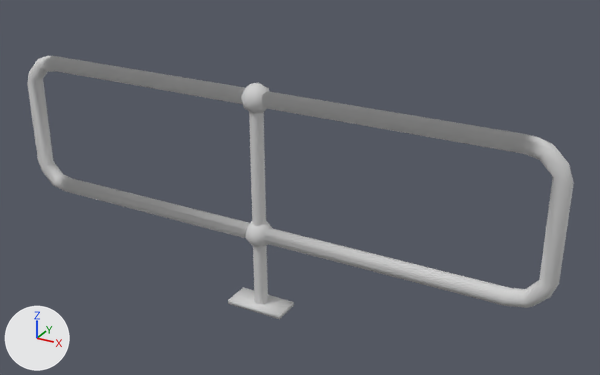
Two versions of the OBJ model models/rail1.obj, one commit apart.
The view is the same before and after, from a 50 mm camera at (75.4, -120.9, 87.8) aimed at (6.3, 4.6, 25.0). Lighting does not change. The marker at lower left points along +X, +Y and +Z. Where no turn or scale is listed for an object, it has been applied to the vertices.

The first picture shows 'cavelad1.000'.
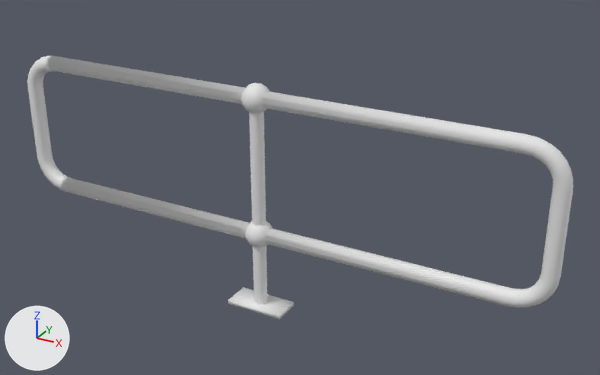
Pixel boxes [x1, y1, x2, y2] of what changed, in the pictures (600 x 375 px):
'cavelad1.000', recoloured, reshaped
    before: [27, 56, 574, 319]
    after: [27, 56, 573, 319]
part 1 of me_cavelad1_000, built on
    both: [241, 83, 272, 304]
part 2 of me_cavelad1_000, built on
    both: [27, 56, 73, 192]
part 3 of me_cavelad1_000, built on
    before: [504, 138, 574, 308]
    after: [504, 138, 573, 308]

The change in detail:
Material 'SHAWN2' (mat_shawn2) changes colour from light grey #d1d1d1 to white #e7e7e7; in linear values from (0.64, 0.64, 0.64) to (0.8, 0.8, 0.8).
me_cavelad1_000 is used by ob_cavelad1_000; location (0.0, 0.0, 0.0).
me_cavelad1_000 had 188 vertices, 378 faces and spanned x -55.9..55.9, y -2.8..2.8, z 0.0..45.6.
me_cavelad1_000 now has 396 vertices, 788 faces and spans x -56.0..56.0, y -2.8..2.8, z 0.0..45.6.
me_cavelad1_000 part 1: 17 vertices moved from x -1.6..2.7, y -2.7..2.7, z 13.2..45.4 to x -2.0..2.8, y -1.8..2.6, z 13.3..44.7; 37 vertices removed from x -2.8..2.8, y -2.4..2.4, z 0.3..45.6; 101 vertices added at x -2.8..2.8, y -2.8..2.8, z 0.3..45.6.
me_cavelad1_000 part 2: 4 vertices moved from x -52.4..-50.6, y 0.0, z 15.4..43.3 to x -51.8..-49.3, y 0.0, z 15.1..43.6; 34 vertices removed from x -55.9..-50.6, y -1.6..1.6, z 15.5..43.2; 106 vertices added at x -56.0..-49.4, y -1.6..1.6, z 14.9..43.8.
me_cavelad1_000 part 3: 4 vertices moved from x 50.7..52.5, y 0.0, z 15.4..43.3 to x 49.4..51.8, y 0.0, z 15.1..43.7; 34 vertices removed from x 50.7..55.9, y -1.6..1.6, z 15.5..43.3; 106 vertices added at x 49.5..56.0, y -1.6..1.6, z 14.9..43.8.
